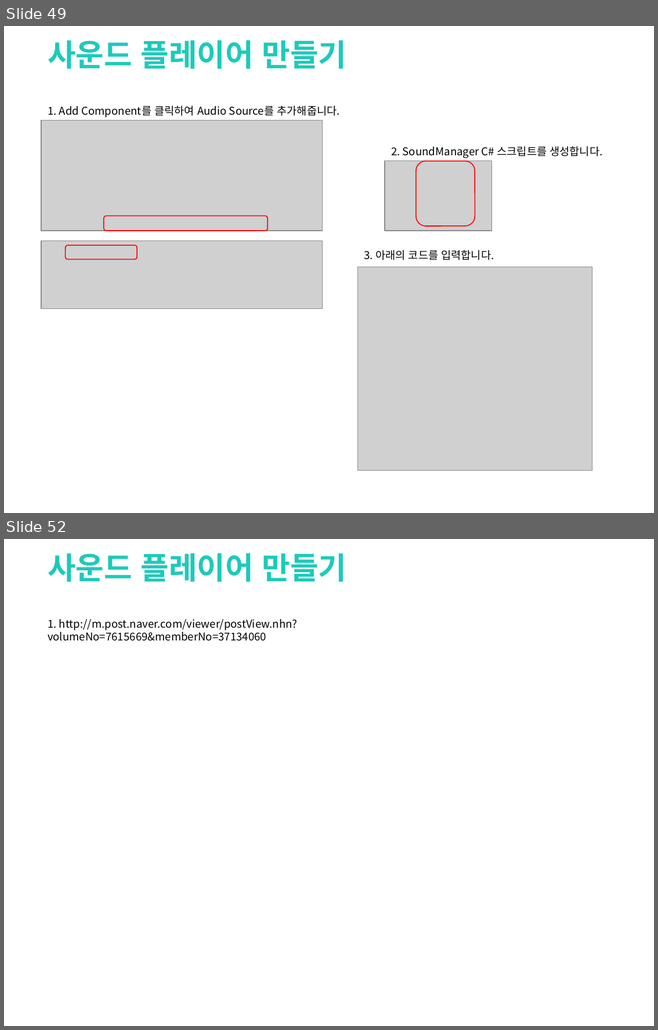
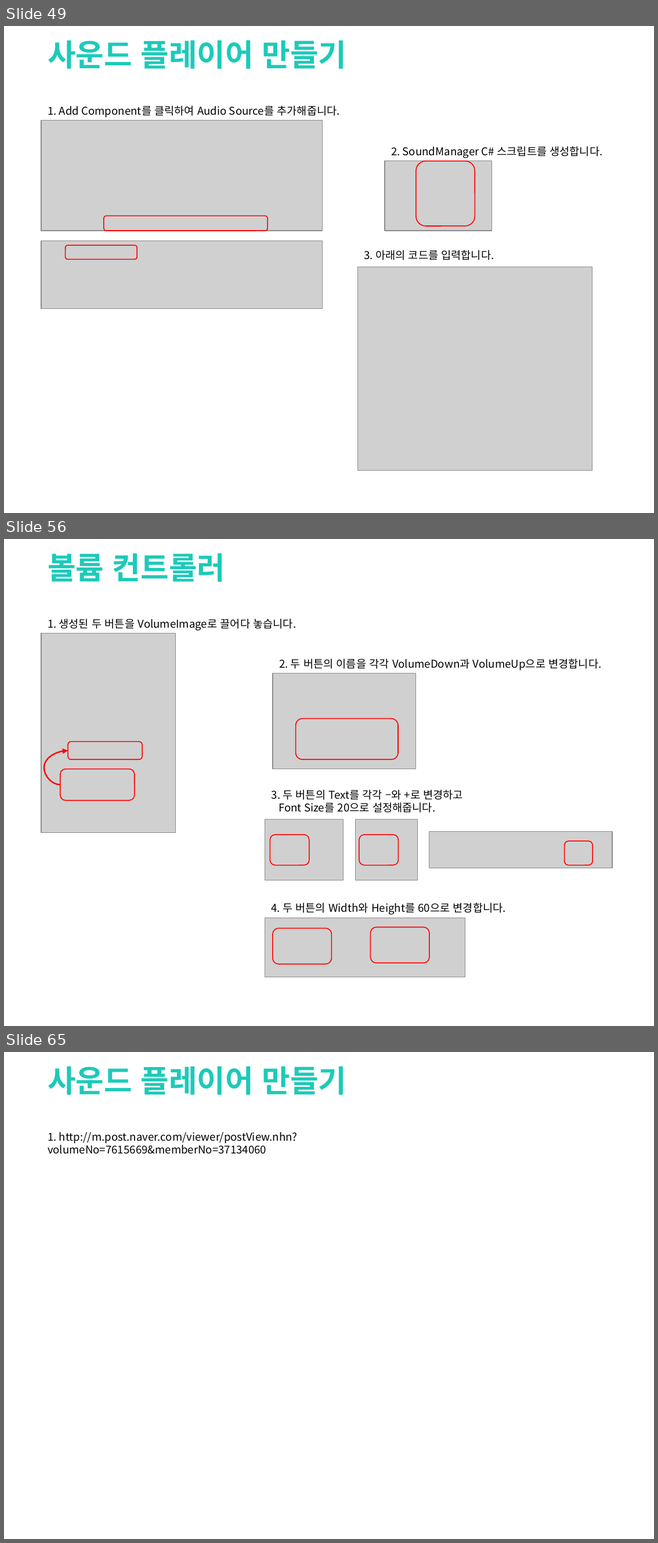
Before and after one commit to clianor/Unity-Final-Project, a slide deck: 기말과제.pptx. Shown one above the other, each under a label of ours: slides 49 and 52 before the commit, slides 49, 56 and 65 after it; the slides between them are not shown. The pictures are 658x1030 and 658x1543 pixels, drawn with LibreOffice and Linux fonts; fonts in the diff are those of the drawing; grey boxes stand for pictures; background and template pictures are left out. Boxes give left, top, right and bottom in pixels: in the first picture for what was removed or moved away, otherwise in the second. Text is boxed around its words. In the diff, an @@ line names an element or a change of style, - is before the commit and + after.

Commit message:
볼륨 컨트롤러 추가

```diff
--- a/기말과제.pptx
+++ b/기말과제.pptx
@@ slide 56 added at bbox=[4, 539, 654, 1026], background picture (left out) @@
@@ text added at bbox=[48, 553, 225, 582], 34 pt, text #1CCAB9, bold @@
+볼륨 컨트롤러
@@ text added at bbox=[48, 618, 296, 631], 12 pt, text #000000 @@
+1. 생성된 두 버튼을 VolumeImage로 끌어다 놓습니다.
@@ picture added at bbox=[41, 633, 176, 832] @@
@@ text added at bbox=[279, 658, 601, 671], 12 pt, text #000000 @@
+2. 두 버튼의 이름을 각각 VolumeDown과 VolumeUp으로 변경합니다.
@@ picture added at bbox=[273, 674, 416, 769] @@
@@ rounded rectangle added at bbox=[296, 719, 398, 760], outline #FF0000 1 pt @@
@@ rounded rectangle added at bbox=[68, 741, 141, 760], outline #FF0000 1 pt @@
@@ curved arrow added from (60, 784) to (68, 751), #FF0000 1.5 pt @@
@@ rounded rectangle added at bbox=[60, 769, 134, 800], outline #FF0000 1 pt @@
@@ text added at bbox=[271, 790, 463, 813], 12 pt, text #000000 @@
+3. 두 버튼의 Text를 각각 –와 +로 변경하고
+Font Size를 20으로 설정해줍니다.
@@ picture added at bbox=[264, 820, 343, 881] @@
@@ picture added at bbox=[355, 820, 418, 881] @@
@@ picture added at bbox=[429, 832, 611, 868] @@
@@ rounded rectangle added at bbox=[270, 835, 308, 865], outline #FF0000 1 pt @@
@@ rounded rectangle added at bbox=[359, 835, 398, 865], outline #FF0000 1 pt @@
@@ rounded rectangle added at bbox=[564, 841, 592, 865], outline #FF0000 1 pt @@
@@ text added at bbox=[271, 903, 506, 915], 12 pt, text #000000 @@
+4. 두 버튼의 Width와 Height를 60으로 변경합니다.
@@ picture added at bbox=[264, 918, 465, 977] @@
@@ rounded rectangle added at bbox=[273, 928, 331, 964], outline #FF0000 1 pt @@
@@ rounded rectangle added at bbox=[371, 928, 430, 963], outline #FF0000 1 pt @@
@@ what was slide 52 is now slide 65 @@
```
Also in this commit, not shown: 2 slides changed, 12 other slides added, 25 other files.
